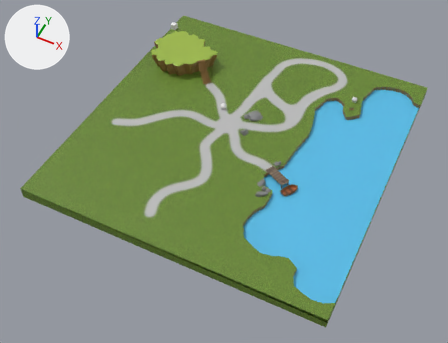
The Blender file public/world.blend: old version first, new version second.
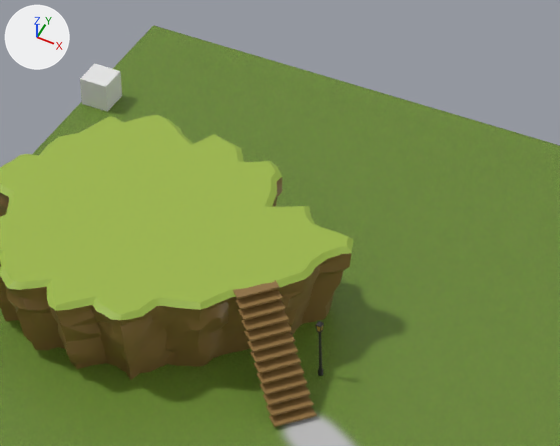
The first picture shows the older version from a 50 mm lens placed at (88.9, -177.4, 182.9), pointed at (12.6, -24.8, -7.8). The close-ups show the older and then the newer version on the part from 35% to 57% of the width and 3% to 26% of the height of that picture. Only the edits that show in the close-ups are written down. Every picture has the same lights, and +X, +Y and +Z are marked at upper left.
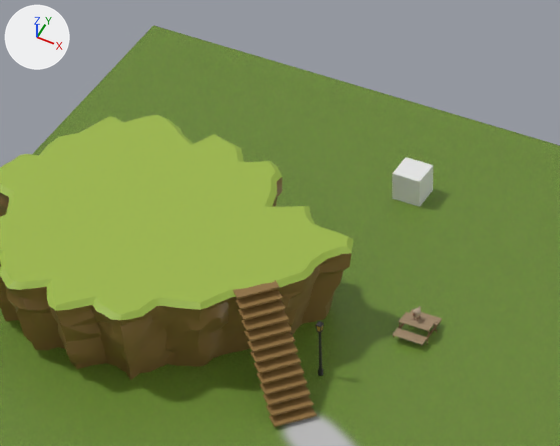
Changed parts and their boxes [x1, y1, x2, y2] in the close-ups (560 x 446 px):
'Cube.007', moved: before [80, 64, 122, 112]; after [392, 157, 433, 207]
'Picnic table', added (brown): after [392, 309, 442, 346]
'Full sheep', added: after [413, 306, 421, 321]

Edits to the bpy script that builds the scene:
```text
Add col_full_sheep:
    col_full_sheep = bpy.data.collections.new('Full sheep')
    col_full_sheep.objects.link(ob_sheep)
Add col_picnic_table:
    col_picnic_table = bpy.data.collections.new('Picnic table')
    col_picnic_table.objects.link(ob_plane_010)
    col_picnic_table.objects.link(ob_plane_009)
    col_picnic_table.objects.link(ob_plane_008)
    col_picnic_table.objects.link(ob_plane_007)
    col_picnic_table.objects.link(ob_plane_006)
Change ob_cube_007:
    ob_cube_007.location: (-47.77, 41.12, 3.0) -> (-18.4, 41.12, 3.0)
Add ob_sheep:
    ob_sheep = bpy.data.objects.new('Sheep', me_roundcube_001)  # 24267 vertices, 24296 faces; spans x -1.26..1.24, y -1.74..2.78, z -2.5..1.68; in mat_wool (beige #b8a48f), mat_skin (brown #784522), mat_eyes (black #131313), mat_pupils (white #e7e7e7)
    ob_sheep.location = (0.0, 0.0, 0.0)
Add ob_plane_006:
    ob_plane_006 = bpy.data.objects.new('Plane.006', me_plane_009)  # 8112 vertices, 8100 faces; spans x -1.33..1.33, y -0.32..3.28, z -0.06..0.0; in mat_seat_and_table (beige #9f8769)
    ob_plane_006.location = (0.0, -1.455, 0.725)
Add ob_plane_007:
    ob_plane_007 = bpy.data.objects.new('Plane.007', me_plane_010)  # 6912 vertices, 6916 faces; spans x -0.1..0.1, y -1.75..1.75, z -2.51..0.0; in mat_table_feet (brown #774d2b)
    ob_plane_007.location = (1.257, 0.0, 0.564)
    ob_plane_007.rotation_euler = (0.0, 1.571, 0.0)  # degrees (0, 90, 0)
Add ob_plane_008:
    ob_plane_008 = bpy.data.objects.new('Plane.008', me_plane_011)  # 3456 vertices, 3464 faces; spans x -2.68..-0.06, y -0.63..0.96, z -1.76..0.0; in mat_table_feet (brown #774d2b)
    ob_plane_008.location = (1.37, -0.712, 0.622)
    ob_plane_008.rotation_euler = (1.262, -0.0178, 0.00841)  # degrees (72, -1, 0.5)
Add ob_plane_009:
    ob_plane_009 = bpy.data.objects.new('Plane.009', me_plane_012)  # 976 vertices, 972 faces; spans x -1.27..-1.14, y -0.61..0.61, z -1.17..1.32; in mat_table_feet (brown #774d2b)
    ob_plane_009.location = (-0.0767, 0.0239, -0.0851)
    ob_plane_009.rotation_euler = (0.0, 1.571, 0.0)  # degrees (0, 90, 0)
Add ob_plane_010:
    ob_plane_010 = bpy.data.objects.new('Plane.010', me_plane_013)  # 5408 vertices, 5400 faces; spans x -1.33..1.33, y -0.66..0.66, z -0.06..0.0; in mat_seat_and_table (beige #9f8769)
    ob_plane_010.location = (0.0, 0.0239, 1.248)
Add ob_full_sheep:
    ob_full_sheep = bpy.data.objects.new('Full sheep', None)
    ob_full_sheep.location = (-10.28, 25.3, 3.53)
    ob_full_sheep.scale = (0.247, 0.247, 0.247)
    ob_full_sheep.instance_type = 'COLLECTION'
    ob_full_sheep.instance_collection = col_full_sheep
Add ob_picnic_table:
    ob_picnic_table = bpy.data.objects.new('Picnic table', None)
    ob_picnic_table.location = (-10.11, 25.15, 1.67)
    ob_picnic_table.instance_type = 'COLLECTION'
    ob_picnic_table.instance_collection = col_picnic_table
```
